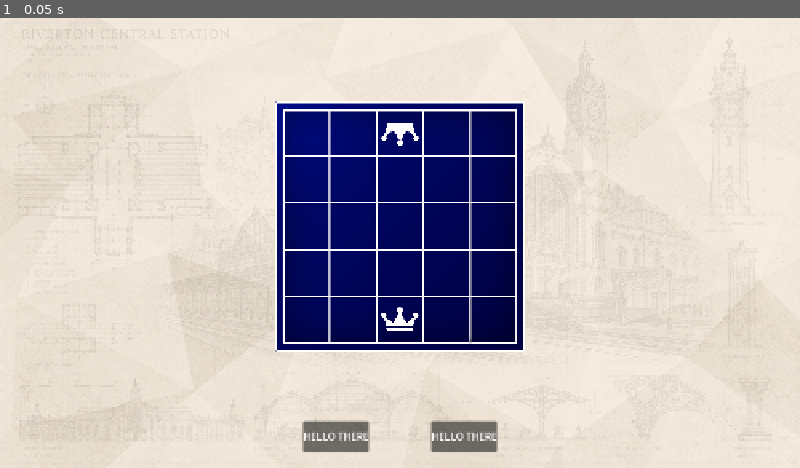
Above: before the commit, frame 1.
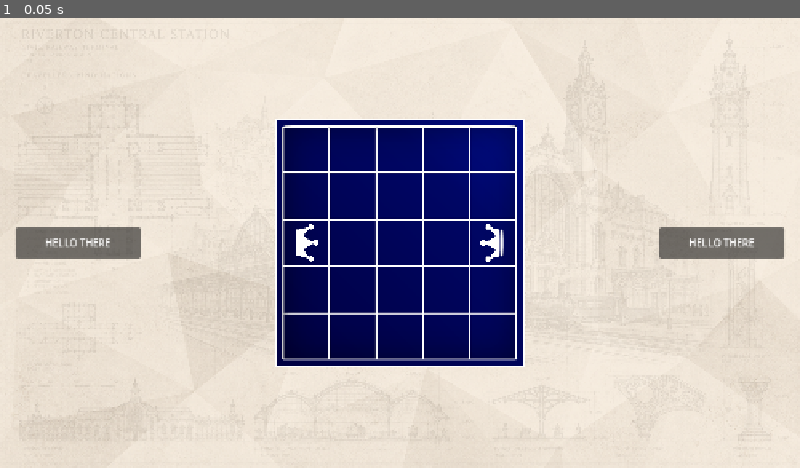
Above: after the commit, the same moment.

Repository: ryanh6/cardChess
Game: Godot game, scene res://scenes/screens/gameScreen.tscn
Two runs of this game, one before a commit and one after it. Both use one fixed random seed, a clock stepped at 60 frames per second and the inputs below. The project has no main scene, so this scene is started directly.
Inputs:
- Up to frame 1 (0.05 s): no input

The runs differ from the first frame. In frame 1, 10% of the frame differs, in the area x 2-98%, y 18-97%.

Commit message:
Moved player panels to side instead of below board
Changed layout of game screen such that players appear on sides of the board instead of below the board

Diff:
--- a/scenes/screens/gameScreen.tscn
+++ b/scenes/screens/gameScreen.tscn
@@ -34,23 +34,30 @@
 [node name="MainRows" type="VBoxContainer" parent="MainMargin" unique_id=629983092]
 layout_mode = 2
 
-[node name="BoardRow" type="CenterContainer" parent="MainMargin/MainRows" unique_id=1007131083]
+[node name="HBoxContainer" type="HBoxContainer" parent="MainMargin" unique_id=576540123]
 layout_mode = 2
+
+[node name="Player1Column" type="VBoxContainer" parent="MainMargin/HBoxContainer" unique_id=523935376]
+layout_mode = 2
+alignment = 1
+
+[node name="Player" parent="MainMargin/HBoxContainer/Player1Column" unique_id=1400750966 instance=ExtResource("3_ug6w8")]
+custom_minimum_size = Vector2(200, 50)
+layout_mode = 2
+
+[node name="BoardRow" type="CenterContainer" parent="MainMargin/HBoxContainer" unique_id=1007131083]
+layout_mode = 2
+size_flags_horizontal = 3
 size_flags_vertical = 3
 
-[node name="GameBoard" parent="MainMargin/MainRows/BoardRow" unique_id=1255382976 instance=ExtResource("2_wdglq")]
+[node name="GameBoard" parent="MainMargin/HBoxContainer/BoardRow" unique_id=1255382976 instance=ExtResource("2_wdglq")]
 custom_minimum_size = Vector2(400, 400)
 layout_mode = 2
 
-[node name="PlayerUIRow" type="HBoxContainer" parent="MainMargin/MainRows" unique_id=202592522]
+[node name="Player2Column" type="VBoxContainer" parent="MainMargin/HBoxContainer" unique_id=1999323621]
 layout_mode = 2
-theme_override_constants/separation = 100
 alignment = 1
 
-[node name="Player" parent="MainMargin/MainRows/PlayerUIRow" unique_id=1400750966 instance=ExtResource("3_ug6w8")]
-custom_minimum_size = Vector2(50, 50)
+[node name="Player2" parent="MainMargin/HBoxContainer/Player2Column" unique_id=506196259 instance=ExtResource("3_ug6w8")]
+custom_minimum_size = Vector2(200, 50)
 layout_mode = 2
-
-[node name="Player2" parent="MainMargin/MainRows/PlayerUIRow" unique_id=1340856035 instance=ExtResource("3_ug6w8")]
-custom_minimum_size = Vector2(50, 50)
-layout_mode = 2
Binary file changed: assets/gameBoard.png
